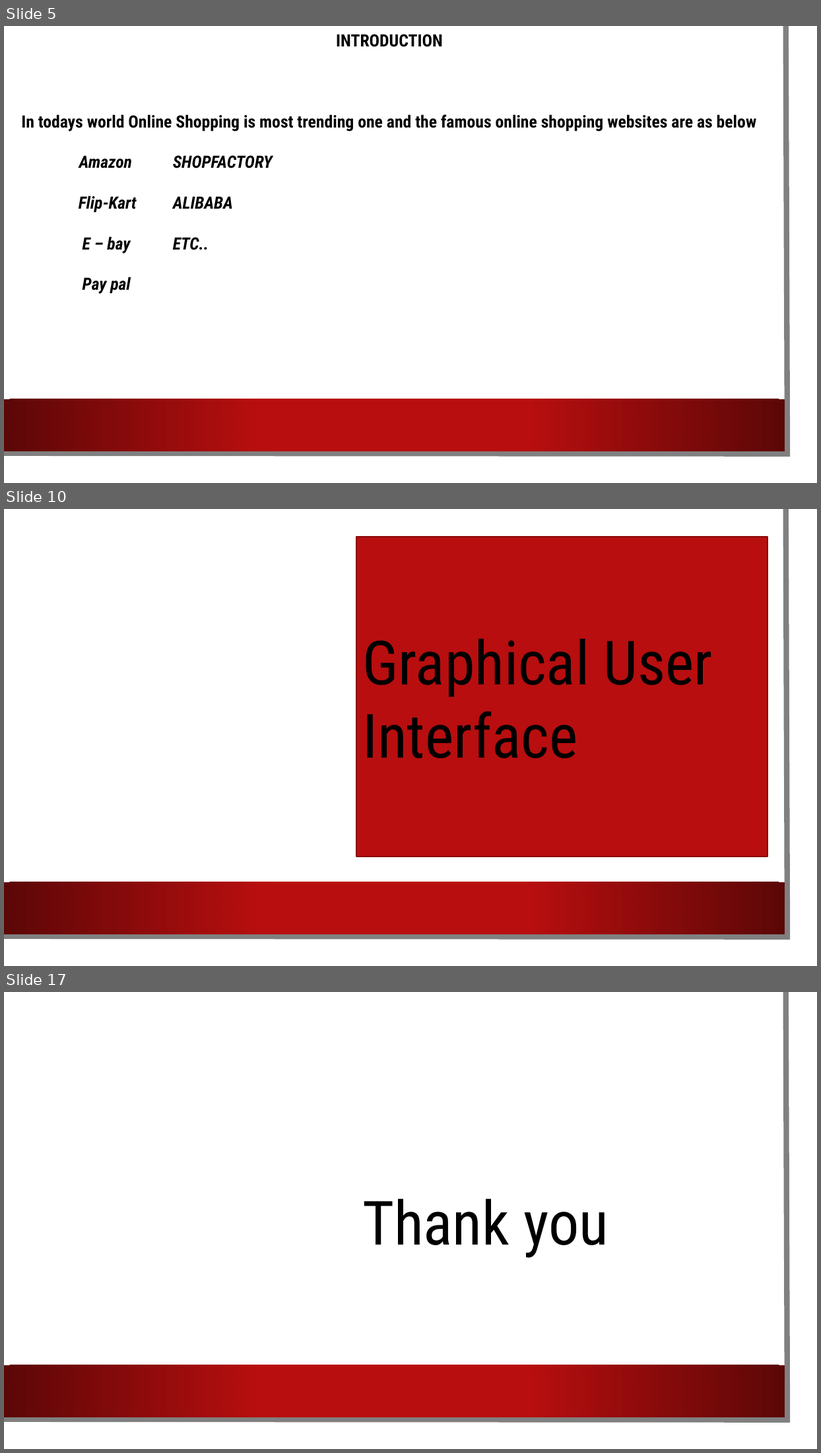
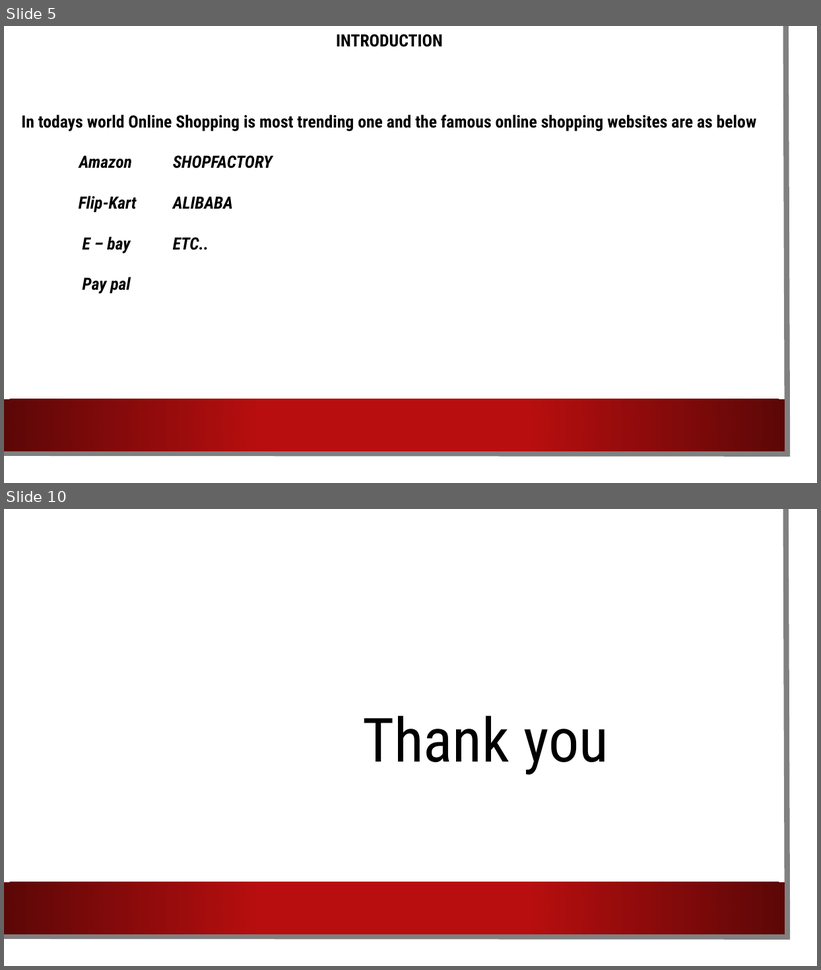
Before and after one commit to saairaam/niit-, a slide deck: ECOMMERCE PROJECT FOR ONLINE SHOPPING (1).pptx. Shown one above the other, each under a label of ours: slides 5, 10 and 17 before the commit, slides 5 and 10 after it; the slides between them are not shown. The pictures are 821x1453 and 821x970 pixels, drawn with LibreOffice and Linux fonts; fonts in the diff are those of the drawing; background and template pictures are left out. Boxes give left, top, right and bottom in pixels: in the first picture for what was removed or moved away, otherwise in the second. Text is boxed around its words. In the diff, an @@ line names an element or a change of style, - is before the commit and + after.

```diff
--- a/ECOMMERCE PROJECT FOR ONLINE SHOPPING (1).pptx
+++ b/ECOMMERCE PROJECT FOR ONLINE SHOPPING (1).pptx
@@ slide 10 removed at <box>4,509,817,966</box>, background picture (left out); not listed: 3 template elements that a slide beside it also shows @@
@@ rectangle removed at <box>356,537,768,857</box> @@
-Graphical User Interface
@@ what was slide 17 is now slide 10 @@
```
Also in this commit, not shown: 4 slides changed, 6 other slides removed.
